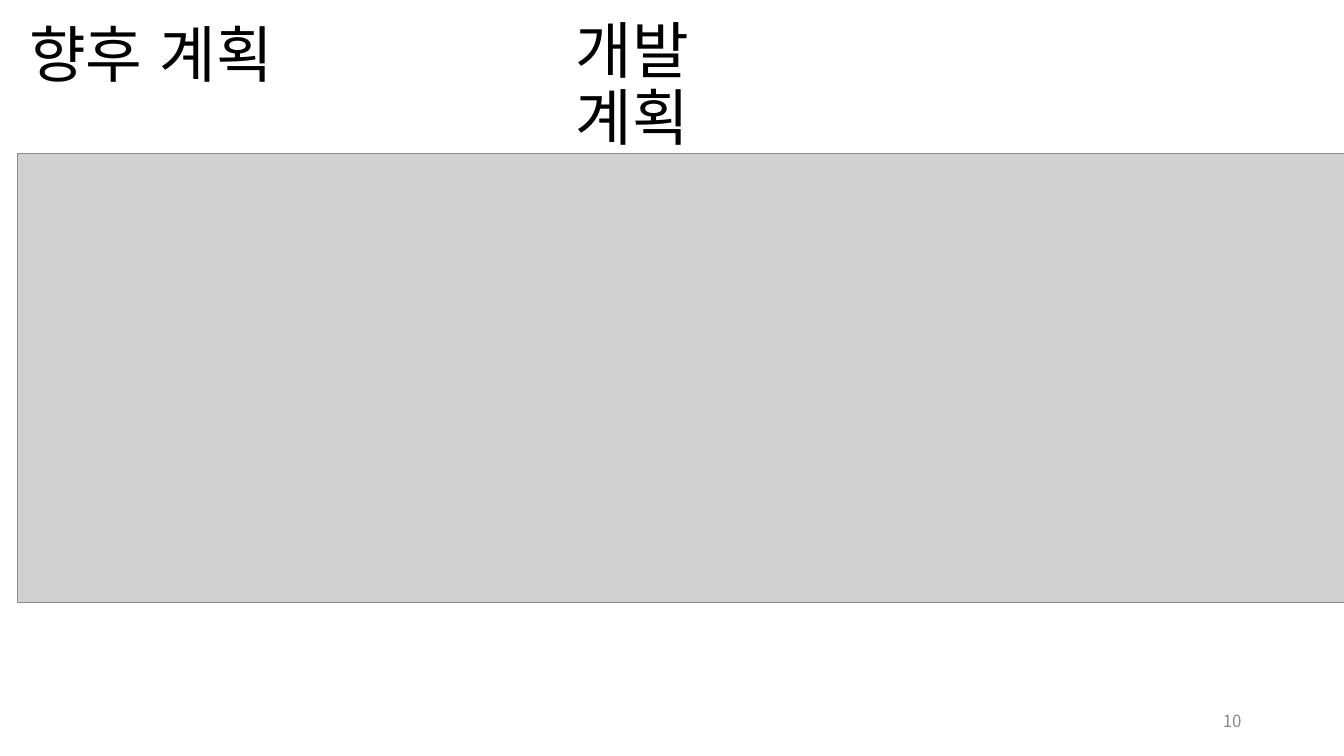
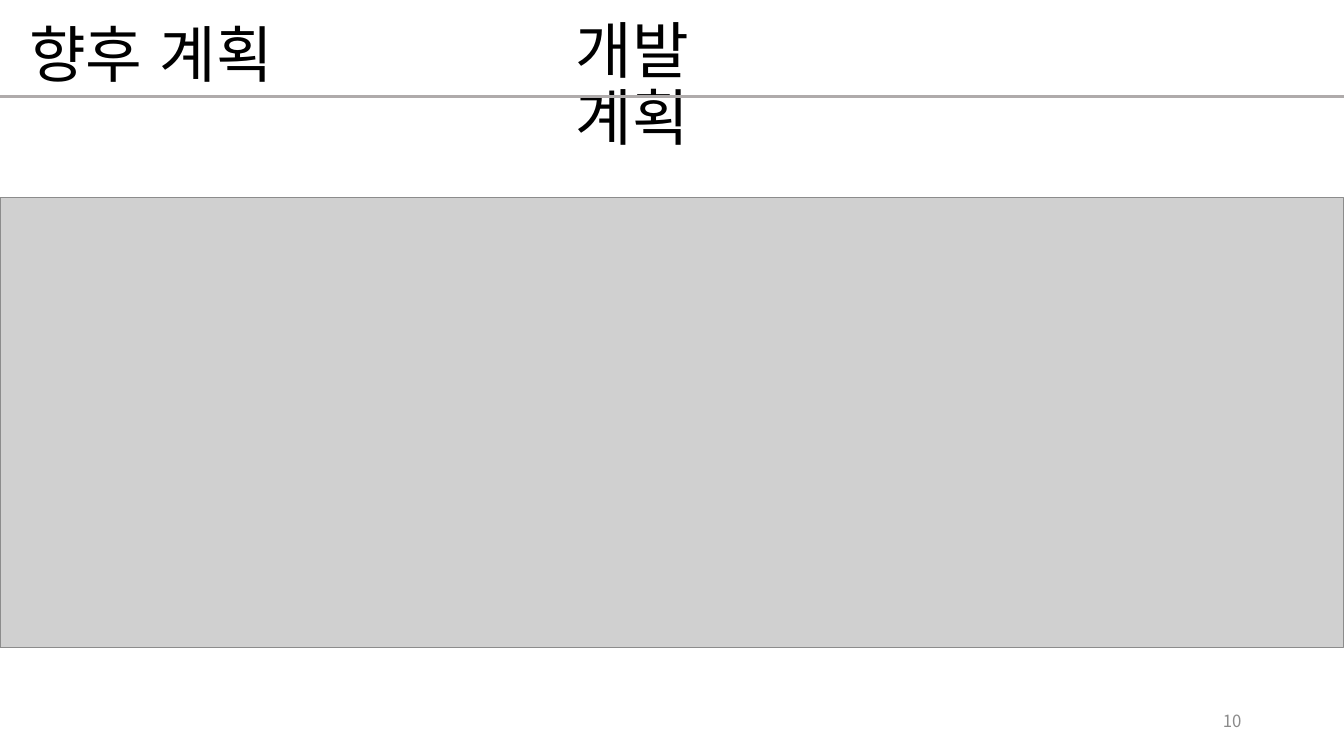
Before and after one commit to devsungmin/-Competition, a slide deck: slide 10 of 기상데이터분석 인공지능활용 창업경진대회 /결승전 준비/대전지역 폭염 예측 기술 _해와 달 사이 그대(선문대)_결승전.pptx. Drawn at 1344x756 pixels with LibreOffice and Linux fonts; fonts in the diff are those of the drawing; grey boxes stand for pictures. Boxes give left, top, right and bottom in pixels: in the first picture for what was removed or moved away, otherwise in the second. Text is boxed around its words. In the diff, an @@ line names an element or a change of style, - is before the commit and + after.

```diff
--- a/기상데이터분석 인공지능활용 창업경진대회 /결승전 준비/대전지역 폭염 예측 기술 _해와 달 사이 그대(선문대)_결승전.pptx
+++ b/기상데이터분석 인공지능활용 창업경진대회 /결승전 준비/대전지역 폭염 예측 기술 _해와 달 사이 그대(선문대)_결승전.pptx
@@ line added from (0, 96) to (1344, 96), #AFABAB 2.25 pt @@
@@ picture resized from (x1=18, y1=153, x2=1344, y2=603) to (x1=0, y1=198, x2=1344, y2=647) @@
```
Also in this commit, not shown: 9 other slides changed, 1 other file.
